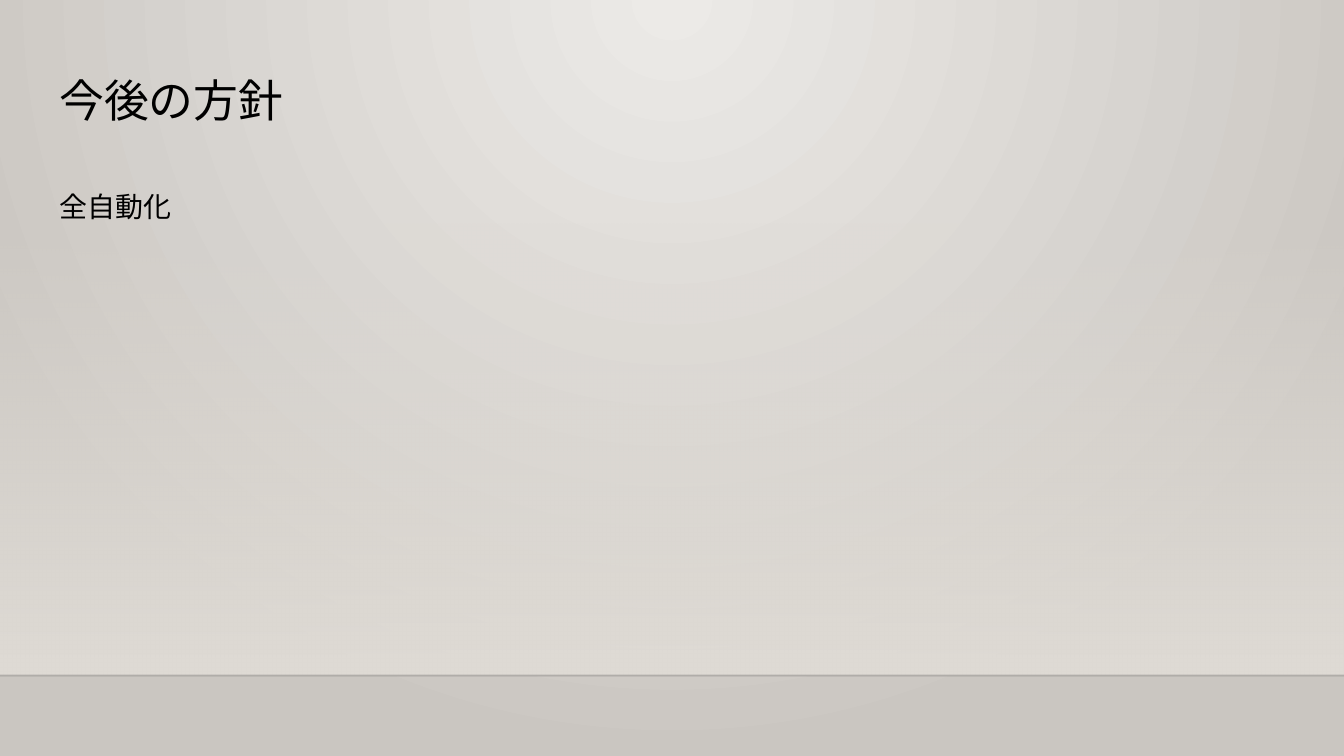
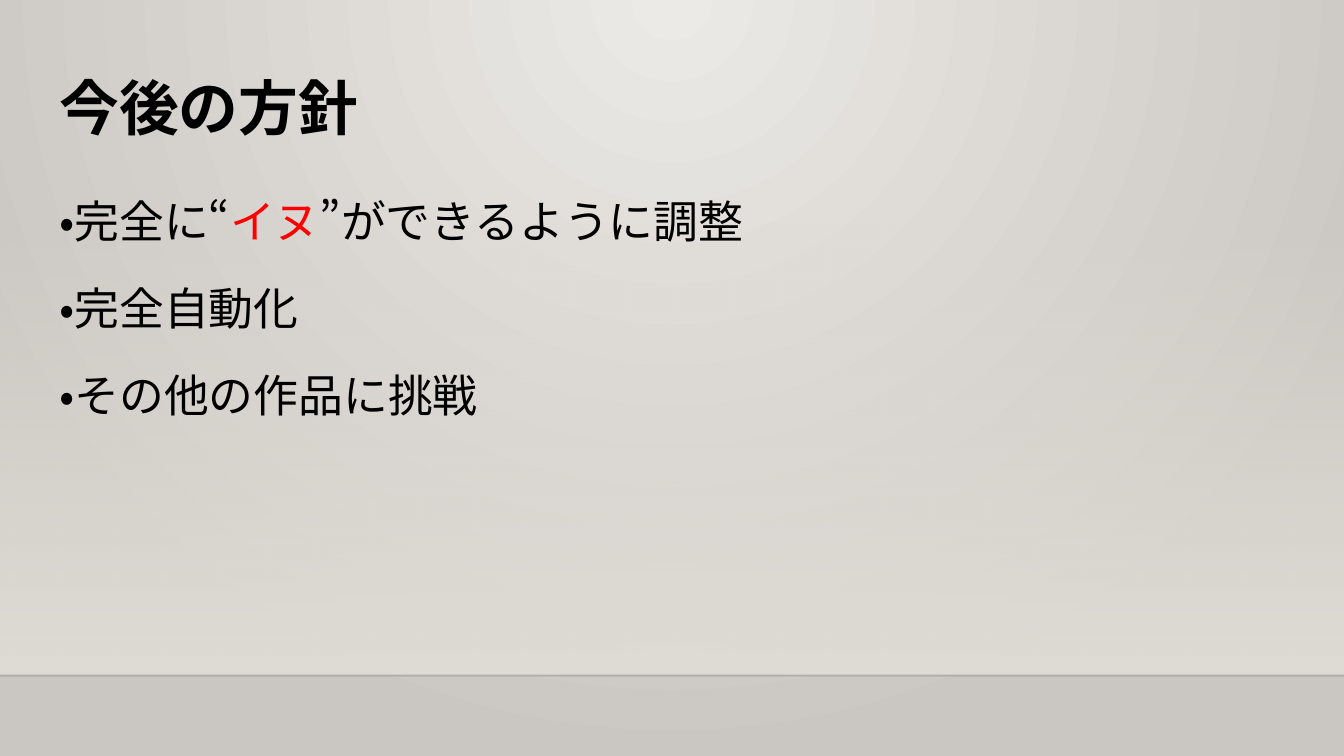
Before and after one commit to er-cat/schooltask, a slide deck: slide 7 of ロボティクスデザイン/みよしばるーんm.pptx. Drawn at 1344x756 pixels with LibreOffice and Linux fonts; fonts in the diff are those of the drawing; background and template pictures are left out. Boxes give left, top, right and bottom in pixels: in the first picture for what was removed or moved away, otherwise in the second. Text is boxed around its words. In the diff, an @@ line names an element or a change of style, - is before the commit and + after.

Commit message:
update

```diff
--- a/ロボティクスデザイン/みよしばるーんm.pptx
+++ b/ロボティクスデザイン/みよしばるーんm.pptx
@@ title "今後の方針" at (59, 79, 358, 136): size 24 to 32 pt, bold on @@
@@ text at (59, 198, 743, 416): text changed; size 15 to 24 pt @@
-全自動化
+・完全に“イヌ”ができるように調整
+・完全自動化
+・その他の作品に挑戦
```
Also in this commit, not shown: 5 other slides changed.
